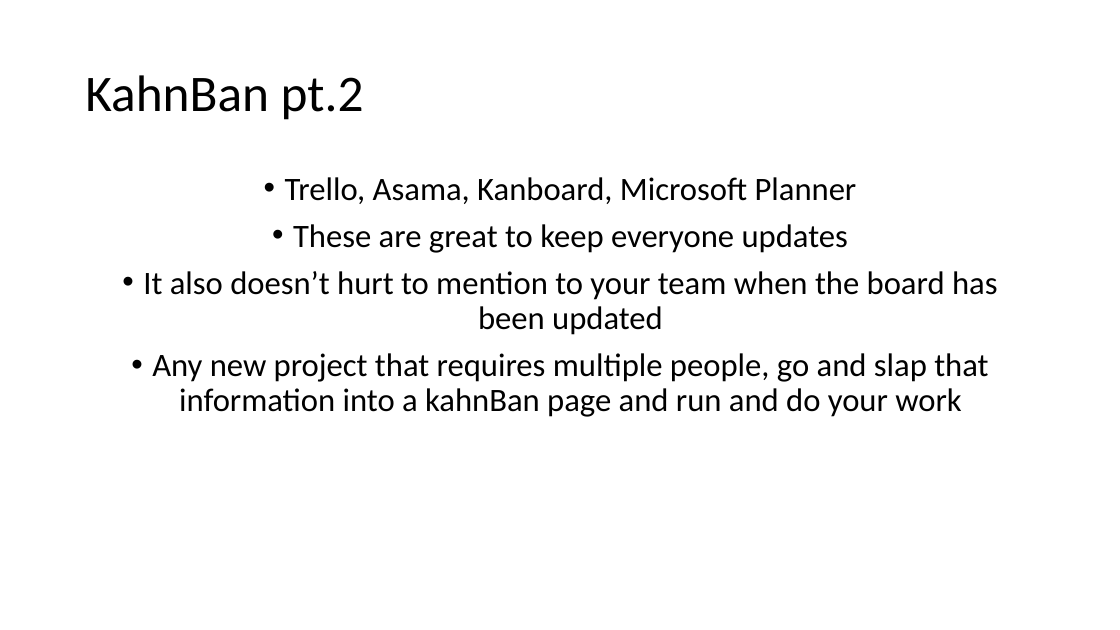
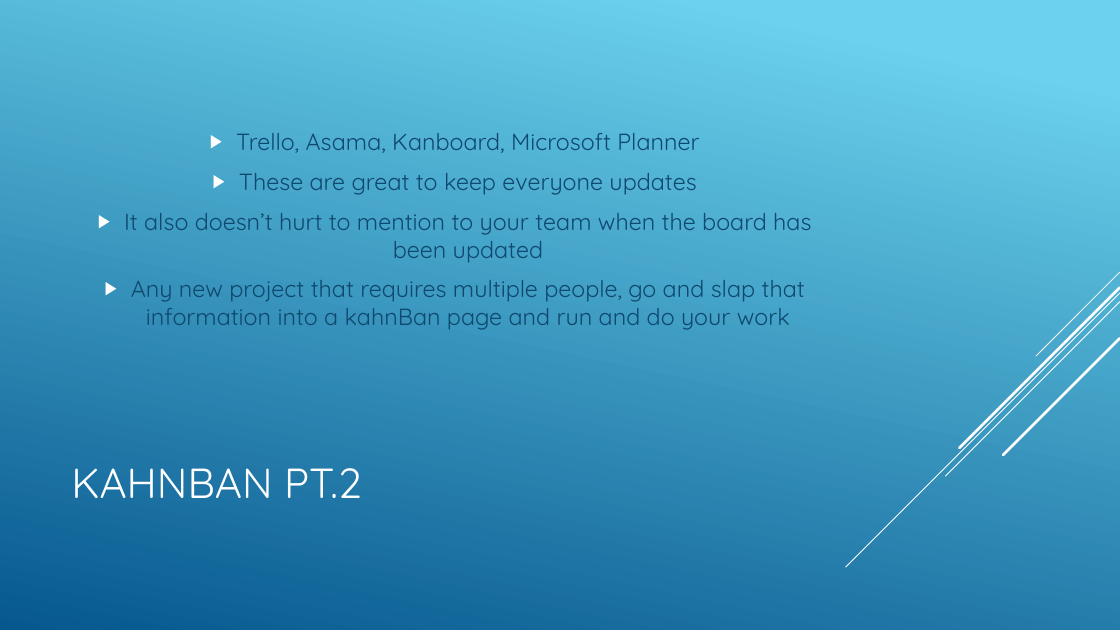
Before and after one commit to csmith1188/docpacs2122, a slide deck: slide 5 of docpac_mar18/Presentation.pptx. Drawn at 1120x630 pixels with LibreOffice and Linux fonts; fonts in the diff are those of the drawing. Boxes give left, top, right and bottom in pixels: in the first picture for what was removed or moved away, otherwise in the second. Text is boxed around its words. In the diff, an @@ line names an element or a change of style, - is before the commit and + after.

```diff
--- a/docpac_mar18/Presentation.pptx
+++ b/docpac_mar18/Presentation.pptx
@@ background #FFFFFF to gradient #6ED2EB to #06588E @@
@@ text "Trello, Asama, Kanboard, Microsoft Planner": place and size @@
-text "Trello, Asama, Kanboard, Microsoft Planner" at (143,177,998,417)
+text "Trello, Asama, Kanboard, Microsoft Planner" at (124,133,811,330)
@@ text "Trello, Asama, Kanboard, Microsoft Planner" at (124,133,811,330): size 28 to 20 pt, font Calibri to Quicksand, text colour #000000 to #0F496F; bullet • to ▶; line spacing 0.9 to 1; vertical alignment top to middle @@
@@ group added at (846,272,1120,567): 5 lines @@
@@ title at (71,468,362,498): text changed; size 44 to 36 pt; font Calibri to Quicksand; text colour #000000 to #FFFFFF @@
-KahnBan pt.2
+KAHNBAN PT.2
```
Also in this commit, not shown: 11 other slides changed, 1 slide added, 1 slide removed.
